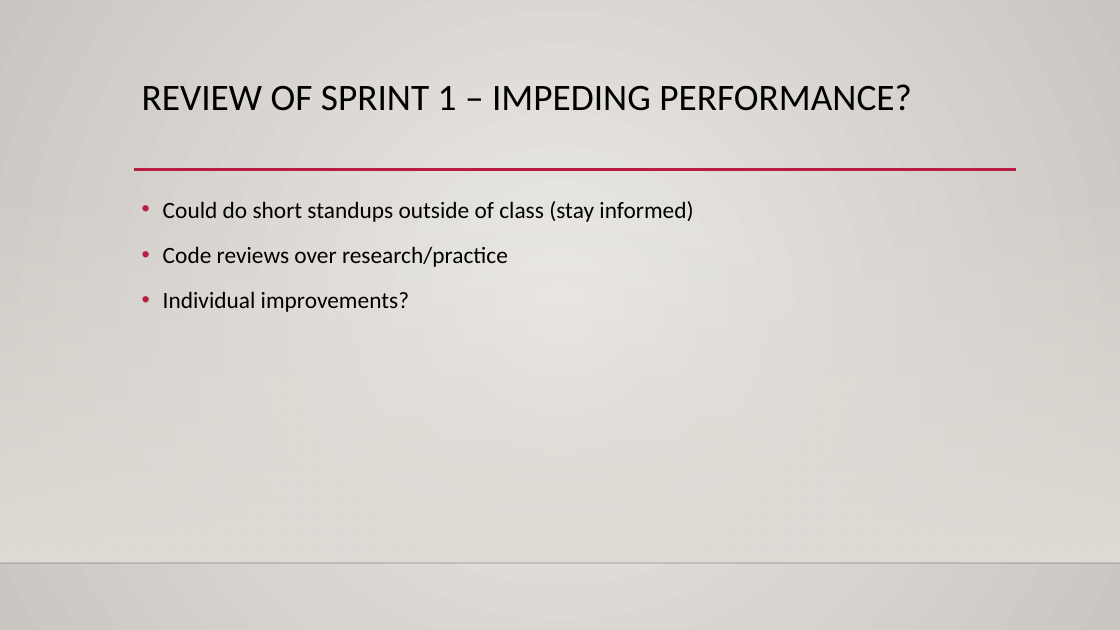
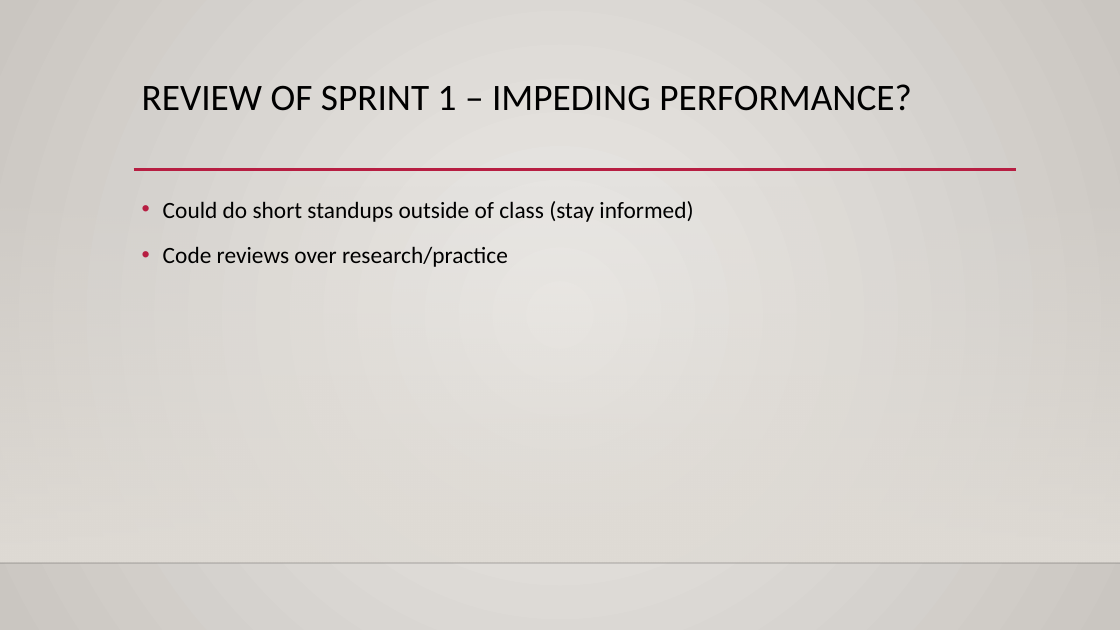
Before and after one commit to CiderCS3398/CS3398-Cider-S2017, a slide deck: slide 6 of Presentations/Sprint 1 Review.pptx. Drawn at 1120x630 pixels with LibreOffice and Linux fonts; fonts in the diff are those of the drawing; background and template pictures are left out. Boxes give left, top, right and bottom in pixels: in the first picture for what was removed or moved away, otherwise in the second. Text is boxed around its words. In the diff, an @@ line names an element or a change of style, - is before the commit and + after.

```diff
--- a/Presentations/Sprint 1 Review.pptx
+++ b/Presentations/Sprint 1 Review.pptx
@@ text at (163,291,409,312): paragraph removed @@
-• Individual improvements?
```
Also in this commit, not shown: 1 other slide changed.
